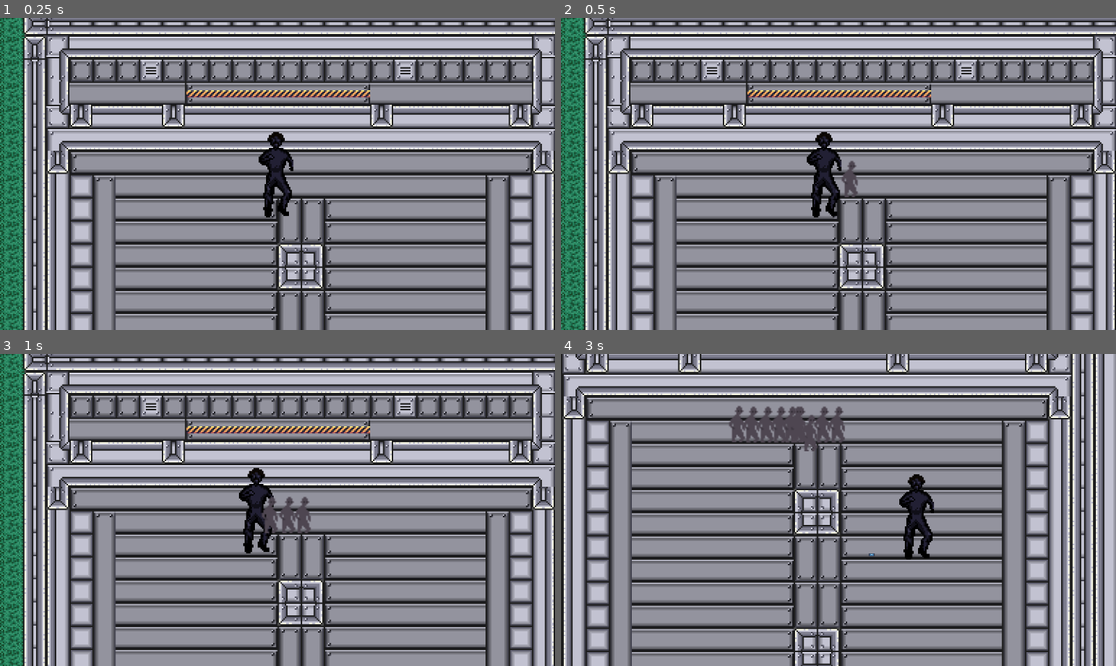
Above: before the commit, frames 1-4 (two rows, left to right).
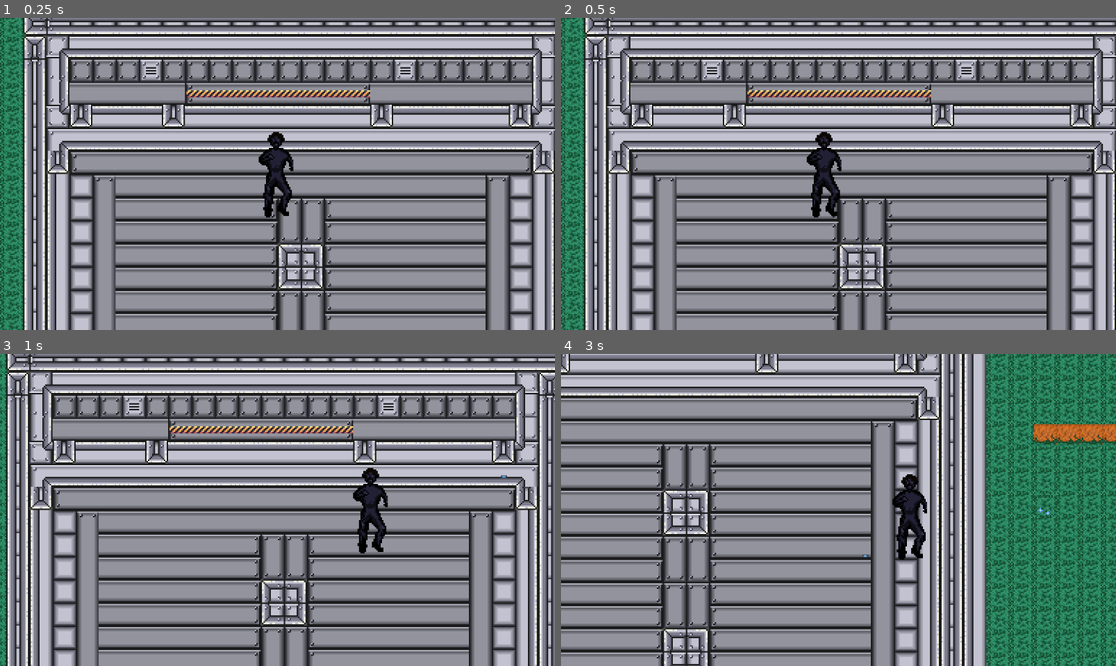
Above: after the commit, the same moments.

Repository: MoeOverload/ScreamJam_2025
Game: Godot game, scene res://main.tscn
Same seed, same stepped clock (60 frames per second), same inputs: the game is played once before the commit and once after it. The engine's default icon, where the game draws it, is replaced by a stand-in: a white triangle on a blue panel in a dark square.
Inputs (mouse positions are in pixels of both pictures, inside the frame that each line leads up to):
- Up to frame 1 (0.25 s): no input
- Up to frame 2 (0.5 s): no input
- Up to frame 3 (1 s): move the mouse to (399, 494) at 0.52 s; hold D (right) from 0.53 s (still down); tap Shift (dash) at 0.6 s; click (399, 494) at 0.67 s
- Up to frame 4 (3 s): move the mouse to (727, 525) at 1.27 s; release D (right) at 1.28 s; hold S (down) 1.28-2.03 s; tap Shift (dash) at 1.35, 2.1, 2.85 s; move the mouse to (894, 441) at 2.02 s; hold D (right) 2.03-2.78 s; move the mouse to (810, 572) at 2.77 s; hold W (up) from 2.78 s (still down); click (810, 572) at 2.92 s

Frame 1 is identical in both runs. In frame 2, 0.2% of the frame differs, in the area x 50-54%, y 45-58%; in frame 3, 34%; in frame 4, 61%, in the area x 0-100%, y 0-100%.

Commit message:
completed enemy state machine
still need to touch up combat and flip sprite on direction

Diff:
--- a/zombie-lab-escape/scenes/enemies/Base Zombie/enemy.gd
+++ b/zombie-lab-escape/scenes/enemies/Base Zombie/enemy.gd
@@ -19,7 +19,7 @@
 	}
 @onready var current_state = state.IDLE
 @onready var idle_timer : Timer =  $idle_timer
-@onready var wander_timer : Timer = $rand_Move_Timer
+@onready var wander_timer : Timer = $rand_move_timer
 func _ready() -> void:
 	idle_timer.start()
 func _physics_process(delta: float) -> void:
@@ -50,7 +50,7 @@
 	if player_detected == true:
 		direction =  (player.global_position - self.global_position).normalized()
 		velocity = direction * SPEED
-		if player.global_position.distance_to(self.global_position) <= 20.00:
+		if player.global_position.distance_to(self.global_position) <= 10.00:
 			current_state = state.ATTACK
 	else:
 		velocity = Vector2.ZERO
@@ -60,8 +60,7 @@
 	if player_detected:
 		current_state = state.CHASE
 		return
-
-	velocity = random_direction.normalized() * SPEED
+	velocity = random_direction.normalized() * wander_speed
 
 
 func randomize_direction():
@@ -72,10 +71,9 @@
 
 
 func handle_attack(_delta):
-	print("attacking")
 	$enemy_hitbox.visible = true
 	$attack_cooldown_timer.start()
-	velocity = Vector2.ZERO
+
 
 
 func handle_hurt(_delta):
@@ -104,14 +102,14 @@
 
 
 
-func _on_rand_move_timer_timeout() -> void:
-	current_state = state.IDLE
-	idle_timer.start()
-
-func _on_idle_timer_timeout() -> void:
+func _on_idle_timer_timeout():
 	current_state = state.WANDER
 	randomize_direction()
 	wander_timer.start()
+
+func _on_rand_move_timer_timeout():
+	current_state = state.IDLE
+	idle_timer.start()
 
 
 
@@ -144,5 +142,6 @@
 
 
 func _on_attack_cooldown_timer_timeout() -> void:
+	# add global health for player
 	$enemy_hitbox.visible = false
 	current_state = state.IDLE
--- a/zombie-lab-escape/scenes/enemies/Base Zombie/enemy.tscn
+++ b/zombie-lab-escape/scenes/enemies/Base Zombie/enemy.tscn
@@ -34,6 +34,7 @@
 [node name="enemy" type="CharacterBody2D"]
 self_modulate = Color(1, 0.13333334, 0.023529412, 1)
 top_level = true
+texture_filter = 1
 script = ExtResource("1_td0e1")
 
 [node name="CollisionShape2D" type="CollisionShape2D" parent="."]
@@ -45,9 +46,11 @@
 
 [node name="idle_timer" type="Timer" parent="."]
 wait_time = 4.0
+one_shot = true
 
-[node name="rand_Move_Timer" type="Timer" parent="."]
-wait_time = 2.0
+[node name="rand_move_timer" type="Timer" parent="."]
+wait_time = 3.0
+one_shot = true
 
 [node name="headshot_detect" type="Area2D" parent="." groups=["nz_enemy_head"]]
 
@@ -69,13 +72,14 @@
 [node name="attack_cooldown_timer" type="Timer" parent="."]
 
 [node name="enemy_hitbox" type="Area2D" parent="."]
+visible = false
 
 [node name="CollisionShape2D" type="CollisionShape2D" parent="enemy_hitbox"]
 position = Vector2(8.5, 0)
 shape = SubResource("RectangleShape2D_kmoat")
 
 [connection signal="timeout" from="idle_timer" to="." method="_on_idle_timer_timeout"]
-[connection signal="timeout" from="rand_Move_Timer" to="." method="_on_rand_move_timer_timeout"]
+[connection signal="timeout" from="rand_move_timer" to="." method="_on_rand_move_timer_timeout"]
 [connection signal="area_entered" from="headshot_detect" to="." method="_on_headshot_detect_area_entered"]
 [connection signal="area_exited" from="headshot_detect" to="." method="_on_headshot_detect_area_exited"]
 [connection signal="area_entered" from="bodyshot_detect" to="." method="_on_bodyshot_detect_area_entered"]
--- a/zombie-lab-escape/scenes/enemySpawner/enemy_spawner.gd
+++ b/zombie-lab-escape/scenes/enemySpawner/enemy_spawner.gd
@@ -18,6 +18,6 @@
 		return
 	var new_zombie = n_zombie.instantiate()
 	get_tree().current_scene.add_child(new_zombie)
-	new_zombie.position = $Marker2D.position
+	new_zombie.position = self.position
 	SpawnerGlobal.nz_spawn_number += 1
 	print("spawning number",SpawnerGlobal.nz_spawn_number)
